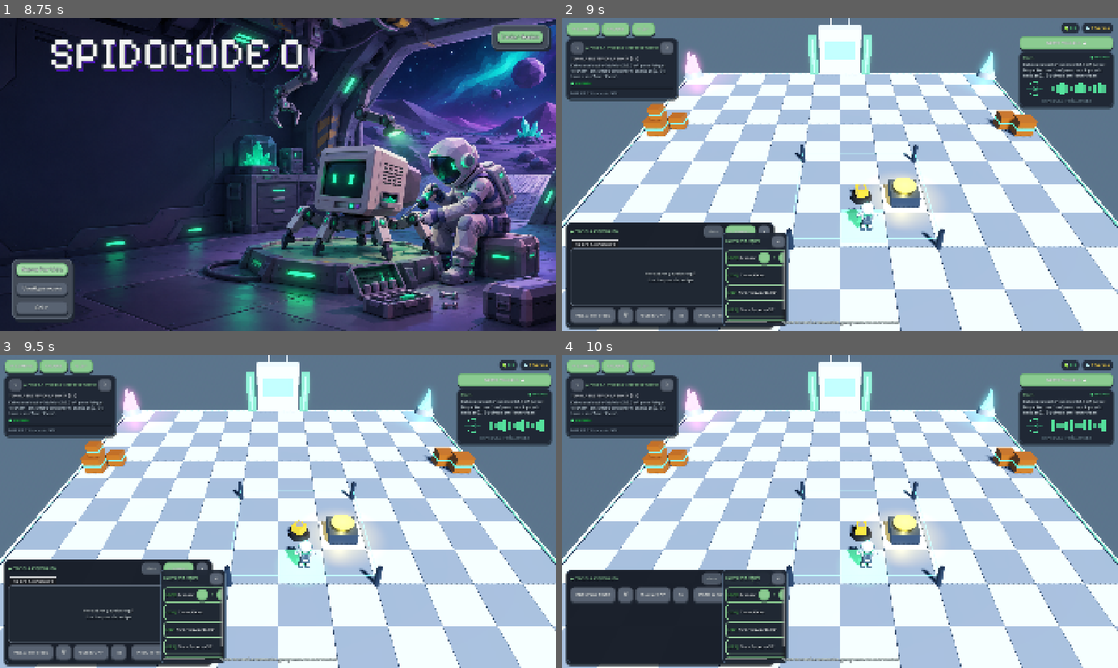
Above: before the commit, frames 1-4 (two rows, left to right).
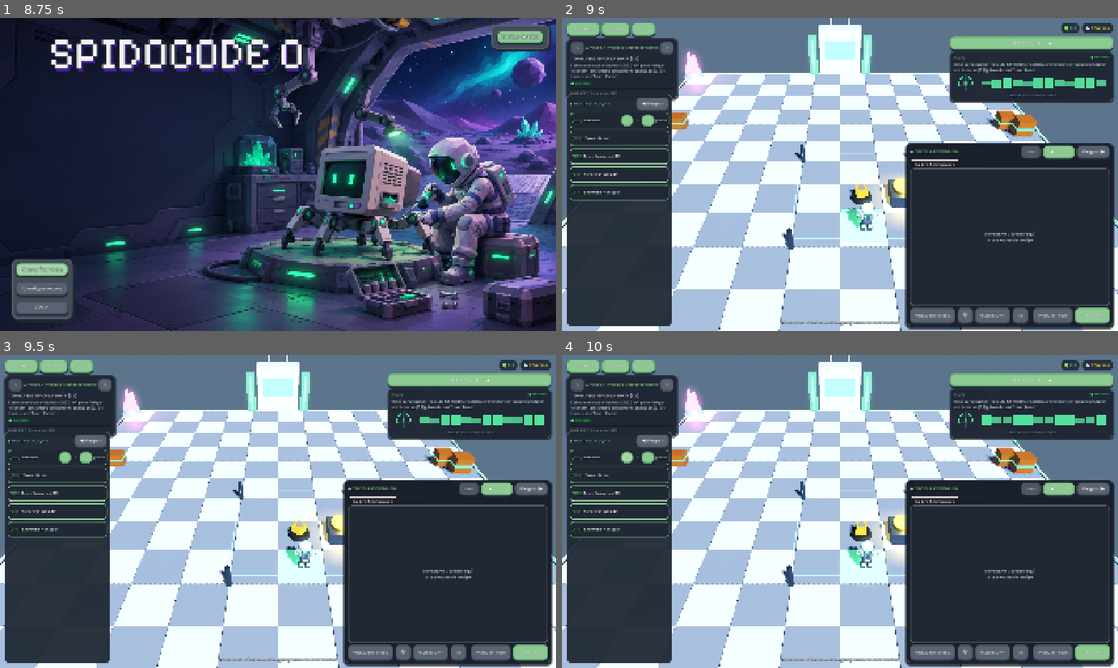
Above: after the commit, the same moments.

Repository: LeaGaj04/spido-code-0
Game: Godot game, scene res://escenas/menu_inicio.tscn
Two runs of this game, one before a commit and one after it. Both use one fixed random seed, a clock stepped at 60 frames per second and the inputs below.
Inputs (mouse positions are in pixels of both pictures, inside the frame that each line leads up to):
- Up to frame 1 (8.75 s): click "Iniciar Sesión" at 0.5 s; click (278, 165) at 1.27 s; type "12" at 1.35 s; click (278, 177) at 1.5 s; type "12" at 1.58 s; click "Iniciar sesión" at 2 s; click "Iniciar sesión" at 2.75 s; click "¿Olvidaste tu contraseña?" at 3.5 s; click "Registrarse" at 4.25 s; click "Volver" at 5 s; click "Iniciar Sesión" at 5.75 s; click "¿Olvidaste tu contraseña?" at 6.5 s; click "Registrarse" at 7.25 s; click "Volver" at 8 s
- Up to frame 2 (9 s): click "Nueva Partida" at 8.75 s
- Up to frame 3 (9.5 s): no input
- Up to frame 4 (10 s): click "-" at 9.5 s

Frame 1 is identical in both runs. In frame 2, 42% of the frame differs, in the area x 0-100%, y 5-100%; in frame 3, 42%; in frame 4, 42%.

Commit message:
refactor(ui): paleta de bloques completa y plegable a la izquierda, consola plegable a la derecha

Diff:
--- a/escenas/principal.tscn
+++ b/escenas/principal.tscn
@@ -324,10 +324,10 @@
 anchors_preset = 1
 anchor_left = 1.0
 anchor_right = 1.0
-offset_left = -340.0
+offset_left = -580.0
 offset_top = 64.0
 offset_right = -16.0
-offset_bottom = 360.0
+offset_bottom = 370.0
 grow_horizontal = 0
 theme_override_constants/separation = 6
 
@@ -385,13 +385,16 @@
 [node name="ConsolaAstronauta" type="PanelContainer" parent="HUD"]
 unique_name_in_owner = true
 layout_mode = 1
-anchors_preset = 2
+anchors_preset = 3
+anchor_left = 1.0
 anchor_top = 1.0
+anchor_right = 1.0
 anchor_bottom = 1.0
-offset_left = 16.0
-offset_top = -340.0
-offset_right = 530.0
+offset_left = -580.0
+offset_top = -650.0
+offset_right = -16.0
 offset_bottom = -16.0
+grow_horizontal = 0
 grow_vertical = 0
 theme_override_styles/panel = SubResource("StyleBoxFlat_Consola")
 
@@ -423,14 +426,14 @@
 custom_minimum_size = Vector2(85, 24)
 layout_mode = 2
 theme_override_font_sizes/font_size = 12
-text = "[+ BLOQUES]"
+text = "[◀ BLOQUES]"
 
 [node name="BtnMinimizarConsola" type="Button" parent="HUD/ConsolaAstronauta/VBox/HBoxConsolaTop"]
 unique_name_in_owner = true
-custom_minimum_size = Vector2(24, 24)
-layout_mode = 2
-theme_type_variation = &"SecondaryButton"
-text = "-"
+custom_minimum_size = Vector2(75, 24)
+layout_mode = 2
+theme_type_variation = &"SecondaryButton"
+text = "Plegar ▶"
 
 [node name="EquipoCodigo" type="TabContainer" parent="HUD/ConsolaAstronauta/VBox"]
 unique_name_in_owner = true
@@ -559,46 +562,71 @@
 [node name="DrawerPaleta" type="PanelContainer" parent="HUD"]
 unique_name_in_owner = true
 layout_mode = 1
-anchors_preset = 2
+anchor_bottom = 1.0
+offset_left = 16.0
+offset_top = 264.0
+offset_right = 380.0
+offset_bottom = -16.0
+grow_vertical = 2
+theme_override_styles/panel = SubResource("StyleBoxFlat_Drawer")
+
+[node name="VBox" type="VBoxContainer" parent="HUD/DrawerPaleta"]
+layout_mode = 2
+theme_override_constants/separation = 8
+
+[node name="HBoxTit" type="HBoxContainer" parent="HUD/DrawerPaleta/VBox"]
+layout_mode = 2
+
+[node name="Titulo" type="Label" parent="HUD/DrawerPaleta/VBox/HBoxTit"]
+layout_mode = 2
+size_flags_horizontal = 3
+theme_override_colors/font_color = Color(0.545098, 0.796078, 0.568627, 1)
+theme_override_font_sizes/font_size = 14
+text = "◆ PALETA DE BLOQUES"
+
+[node name="BtnCerrarPaleta" type="Button" parent="HUD/DrawerPaleta/VBox/HBoxTit"]
+unique_name_in_owner = true
+custom_minimum_size = Vector2(70, 24)
+layout_mode = 2
+theme_type_variation = &"SecondaryButton"
+text = "◀ Plegar"
+
+[node name="PaletaScroll" type="ScrollContainer" parent="HUD/DrawerPaleta/VBox"]
+layout_mode = 2
+size_flags_vertical = 3
+
+[node name="ListaBloques" type="VBoxContainer" parent="HUD/DrawerPaleta/VBox/PaletaScroll"]
+unique_name_in_owner = true
+layout_mode = 2
+size_flags_horizontal = 3
+theme_override_constants/separation = 8
+
+[node name="BtnAbrirPaletaFlotante" type="Button" parent="HUD"]
+unique_name_in_owner = true
+visible = false
+layout_mode = 1
+offset_left = 16.0
+offset_top = 264.0
+offset_right = 140.0
+offset_bottom = 302.0
+text = "▶ BLOQUES"
+
+[node name="BtnAbrirConsolaFlotante" type="Button" parent="HUD"]
+unique_name_in_owner = true
+visible = false
+layout_mode = 1
+anchors_preset = 3
+anchor_left = 1.0
 anchor_top = 1.0
+anchor_right = 1.0
 anchor_bottom = 1.0
-offset_left = 554.0
-offset_top = -340.0
-offset_right = 780.0
+offset_left = -160.0
+offset_top = -54.0
+offset_right = -16.0
 offset_bottom = -16.0
+grow_horizontal = 0
 grow_vertical = 0
-theme_override_styles/panel = SubResource("StyleBoxFlat_Drawer")
-
-[node name="VBox" type="VBoxContainer" parent="HUD/DrawerPaleta"]
-layout_mode = 2
-theme_override_constants/separation = 6
-
-[node name="HBoxTit" type="HBoxContainer" parent="HUD/DrawerPaleta/VBox"]
-layout_mode = 2
-
-[node name="Titulo" type="Label" parent="HUD/DrawerPaleta/VBox/HBoxTit"]
-layout_mode = 2
-size_flags_horizontal = 3
-theme_override_colors/font_color = Color(0.545098, 0.796078, 0.568627, 1)
-theme_override_font_sizes/font_size = 13
-text = "PALETA DE BLOQUES"
-
-[node name="BtnCerrarPaleta" type="Button" parent="HUD/DrawerPaleta/VBox/HBoxTit"]
-unique_name_in_owner = true
-custom_minimum_size = Vector2(20, 20)
-layout_mode = 2
-theme_type_variation = &"SecondaryButton"
-text = "×"
-
-[node name="PaletaScroll" type="ScrollContainer" parent="HUD/DrawerPaleta/VBox"]
-layout_mode = 2
-size_flags_vertical = 3
-
-[node name="ListaBloques" type="VBoxContainer" parent="HUD/DrawerPaleta/VBox/PaletaScroll"]
-unique_name_in_owner = true
-layout_mode = 2
-size_flags_horizontal = 3
-theme_override_constants/separation = 6
+text = "◀ CONSOLA"
 
 [node name="LabelEstado" type="Label" parent="HUD"]
 unique_name_in_owner = true
--- a/scripts/bloque_item.gd
+++ b/scripts/bloque_item.gd
@@ -3,6 +3,7 @@
 
 signal solicitado_eliminar(bloque: BloqueItem)
 signal parametro_cambiado(bloque: BloqueItem, nuevo_valor: int)
+signal solicitado_anadir(bloque: BloqueItem)
 
 @export var id_comando: String = "AVANZAR"
 @export var titulo: String = "Avanzar"
@@ -154,5 +155,9 @@
 		"es_de_paleta": es_de_paleta
 	}
 
+func _gui_input(event: InputEvent) -> void:
+	if es_de_paleta and event is InputEventMouseButton and event.button_index == MOUSE_BUTTON_LEFT and event.double_click:
+		solicitado_anadir.emit(self)
+
 func _on_btn_eliminar_pressed() -> void:
 	solicitado_eliminar.emit(self)
--- a/scripts/controlador_principal.gd
+++ b/scripts/controlador_principal.gd
@@ -45,9 +45,11 @@
 # Consola Flotante y Paleta Desplegable
 @onready var consola_astronauta: PanelContainer = %ConsolaAstronauta
 @onready var btn_minimizar_consola: Button = %BtnMinimizarConsola
+@onready var btn_abrir_consola_flotante: Button = %BtnAbrirConsolaFlotante
 @onready var btn_toggle_paleta: Button = %BtnTogglePaleta
 @onready var drawer_paleta: PanelContainer = %DrawerPaleta
 @onready var btn_cerrar_paleta: Button = %BtnCerrarPaleta
+@onready var btn_abrir_paleta_flotante: Button = %BtnAbrirPaletaFlotante
 
 # Botones de Ejecución y Consola
 @onready var btn_ejecutar: Button = %BtnEjecutar
@@ -188,8 +190,8 @@
 	menu_pausa.visible = false
 	if is_instance_valid(modal_tienda):
 		modal_tienda.visible = false
-	if is_instance_valid(drawer_paleta):
-		drawer_paleta.visible = true
+	_plegar_paleta(false)
+	_plegar_consola(false)
 
 	btn_duplicar.text = "Bucle: OFF"
 	actualizar_creditos_ui()
@@ -327,7 +329,17 @@
 				bloque = BloqueItem.new()
 
 			bloque.configurar(id_cmd, data.tit, data.prefijo, data.color, true)
+			if not bloque.solicitado_anadir.is_connected(_on_bloque_paleta_anadido):
+				bloque.solicitado_anadir.connect(_on_bloque_paleta_anadido)
 			paleta_contenedor.add_child(bloque)
+
+func _on_bloque_paleta_anadido(item_paleta: BloqueItem) -> void:
+	var idx = tabs_codigo.current_tab
+	var lienzos = [lienzo, lienzo_a2, lienzo_a3, lienzo_a4, lienzo_a5]
+	if idx >= 0 and idx < lienzos.size():
+		var l: LienzoCodigo = lienzos[idx]
+		l.agregar_comando(item_paleta.id_comando, item_paleta.parametro_valor)
+		_actualizar_estado("Bloque '%s' añadido al Astronauta %d." % [item_paleta.titulo, idx + 1])
 
 func _conectar_senales() -> void:
 	btn_ejecutar.pressed.connect(_on_ejecutar_pressed)
@@ -354,22 +366,20 @@
 			btn_toggle_ada.text = "SISTEMA A.D.A. ▲" if card_ada.visible else "SISTEMA A.D.A. ▼"
 		)
 
+	if btn_cerrar_paleta:
+		btn_cerrar_paleta.pressed.connect(func(): _plegar_paleta(true))
+	if btn_abrir_paleta_flotante:
+		btn_abrir_paleta_flotante.pressed.connect(func(): _plegar_paleta(false))
 	if btn_toggle_paleta:
 		btn_toggle_paleta.pressed.connect(func():
 			if is_instance_valid(drawer_paleta):
-				drawer_paleta.visible = not drawer_paleta.visible
+				_plegar_paleta(drawer_paleta.visible)
 		)
-	if btn_cerrar_paleta:
-		btn_cerrar_paleta.pressed.connect(func():
-			if is_instance_valid(drawer_paleta):
-				drawer_paleta.visible = false
-		)
 
 	if btn_minimizar_consola:
-		btn_minimizar_consola.pressed.connect(func():
-			tabs_codigo.visible = not tabs_codigo.visible
-			btn_minimizar_consola.text = "+" if not tabs_codigo.visible else "-"
-		)
+		btn_minimizar_consola.pressed.connect(func(): _plegar_consola(true))
+	if btn_abrir_consola_flotante:
+		btn_abrir_consola_flotante.pressed.connect(func(): _plegar_consola(false))
 
 	btn_nivel_prev.pressed.connect(func(): cambiar_hito(indice_hito_actual - 1))
 	btn_nivel_next.pressed.connect(func(): cambiar_hito(indice_hito_actual + 1))
@@ -432,6 +442,20 @@
 	if mundo_3d and mundo_3d.mesa_spid:
 		montadas = mundo_3d.mesa_spid.etapas_completadas.size()
 	label_spido_piezas.text = "🔋 %d/5" % montadas
+
+func _plegar_paleta(plegar: bool) -> void:
+	if is_instance_valid(drawer_paleta):
+		drawer_paleta.visible = not plegar
+	if is_instance_valid(btn_abrir_paleta_flotante):
+		btn_abrir_paleta_flotante.visible = plegar
+	if is_instance_valid(btn_toggle_paleta):
+		btn_toggle_paleta.text = "[▶ BLOQUES]" if plegar else "[◀ BLOQUES]"
+
+func _plegar_consola(plegar: bool) -> void:
+	if is_instance_valid(consola_astronauta):
+		consola_astronauta.visible = not plegar
+	if is_instance_valid(btn_abrir_consola_flotante):
+		btn_abrir_consola_flotante.visible = plegar
 
 func _on_btn_codice_pressed() -> void:
 	if is_instance_valid(panel_guia):
